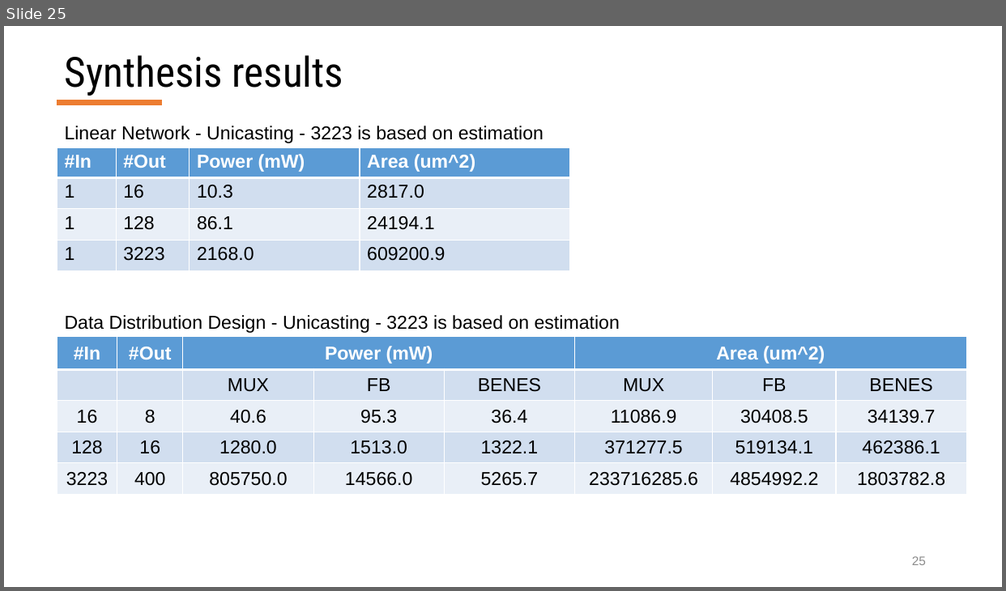
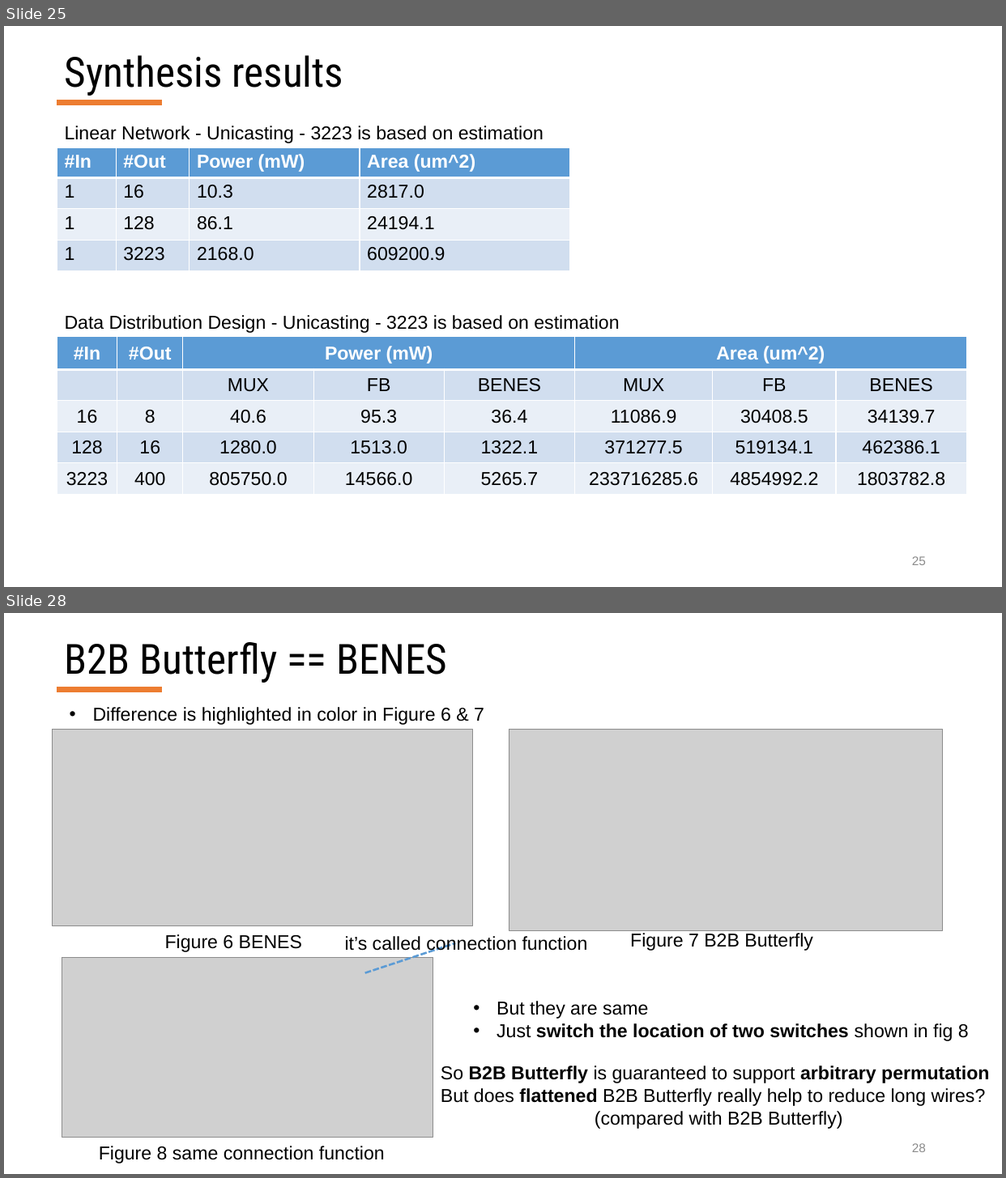
Before and after one commit to georgia-tech-synergy-lab/AcceleratorNoC, a slide deck: RTL_MicroSwitches_Jianming.pptx. Shown one above the other, each under a label of ours: slide 25 before the commit, slides 25 and 28 after it; the slides between them are not shown. The pictures are 1006x591 and 1006x1178 pixels, drawn with LibreOffice and Linux fonts; fonts in the diff are those of the drawing; grey boxes stand for pictures. Boxes give left, top, right and bottom in pixels: in the first picture for what was removed or moved away, otherwise in the second. Text is boxed around its words. In the diff, an @@ line names an element or a change of style, - is before the commit and + after.

```diff
--- a/RTL_MicroSwitches_Jianming.pptx
+++ b/RTL_MicroSwitches_Jianming.pptx
@@ slide 28 added at [4,613,1002,1174], background #FFFFFF; not listed: 1 template element that a slide beside it also shows @@
@@ title added at [65,642,447,683], 40 pt, text #000000 @@
+B2B Butterfly == BENES
@@ text added at [93,707,484,725], 18 pt, text #000000 @@
+• Difference is highlighted in color in Figure 6 & 7
@@ picture added at [52,729,473,926] @@
@@ picture added at [509,729,942,931] @@
@@ text added at [165,935,302,952], 18 pt, text #000000 @@
+Figure 6 BENES
@@ text added at [345,936,588,954], 18 pt, text #000000 @@
+it’s called connection function
@@ line added from (364, 973) to (455, 943), #5B9BD5 2 pt dashed @@
@@ text added at [630,933,813,951], 18 pt, text #000000 @@
+Figure 7 B2B Butterfly
@@ picture added at [62,958,433,1138] @@
@@ text added at [496,1001,969,1041], 18 pt, text #000000, bold @@
+• But they are same
+• Just switch the location of two switches shown in fig 8
@@ text added at [441,1066,989,1129], 18 pt, text #000000 @@
+So B2B Butterfly is guaranteed to support arbitrary permutation
+But does flattened B2B Butterfly really help to reduce long wires?
+(compared with B2B Butterfly)
@@ text added at [99,1146,385,1164], 18 pt, text #000000 @@
+Figure 8 same connection function
@@ page number added at [912,1144,926,1152], 12 pt, text #8C8C8C @@
+28
```
Also in this commit, not shown: 6 other slides added, 35 other files.
